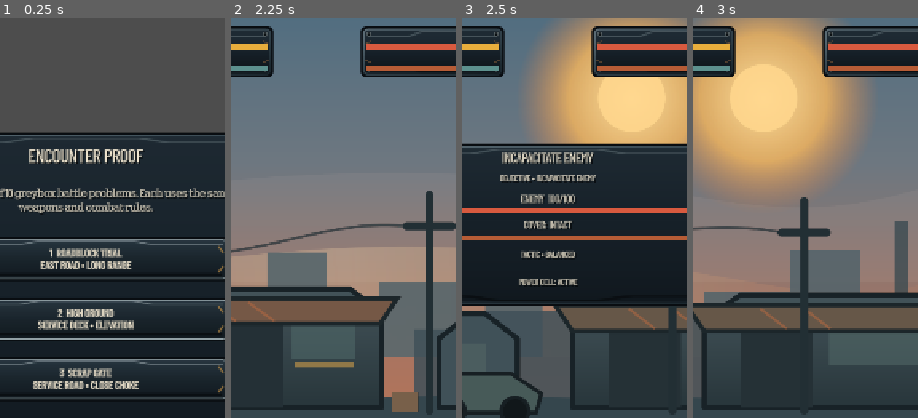
Above: before the commit, frames 1-4 (left to right).
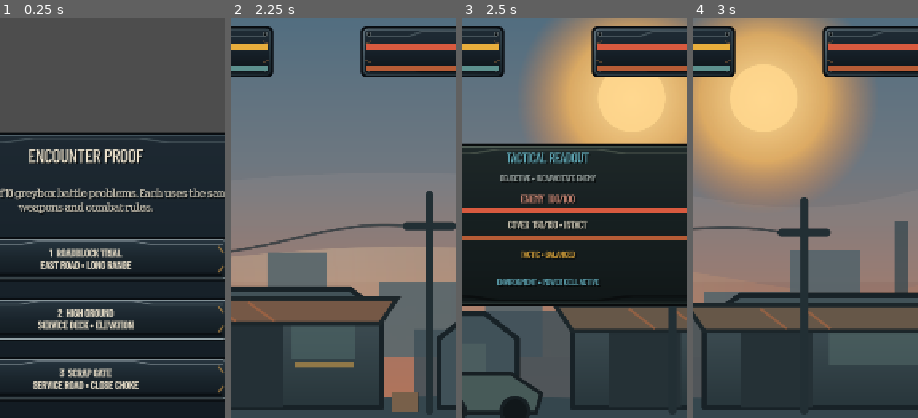
Above: after the commit, the same moments.

Repository: phantompixel-developer/FortKnocks
Game: Godot game, scene res://game/battle/battle.tscn
The game is run twice, just before and just after one commit, with the same random seed, the same clock (stepped at 60 frames per second) and the same inputs. This scene is started directly instead of the project's main scene.
Inputs (mouse positions are % of the whole screen's width and height, from its top left):
- Up to frame 1 (0.25 s): no input
- Up to frame 2 (2.25 s): click "1 ROADBLOCK TRIAL EAST ROAD •…" at 0.5 s; tap Enter at 1.25 s; move the mouse to (72, 45) at 1.27 s; click (72, 45) at 1.42 s; drag from (30, 55) to (45, 70) at 2.02 s
- Up to frame 3 (2.5 s): no input
- Up to frame 4 (3 s): move the mouse to (60, 28) at 2.77 s; click (60, 28) at 2.92 s
The pictures show only the part of the screen within x 31-81%, y 6-56%; the shares and areas given below are measured in that part.

Frames 1-2 are identical in both runs. In frame 3, 3.3% of the frame differs, in the area x 15-61%, y 33-67%; in frame 4, nothing differs.

Commit message:
feat: complete enemy inspect tactical mode

Diff:
--- a/game/battle/battle_controller.gd
+++ b/game/battle/battle_controller.gd
@@ -74,10 +74,19 @@
 @onready var weapon_tray: ColorRect = $HUD/Root/WeaponTray
 @onready var weapon_info_card: ColorRect = $HUD/Root/WeaponInfoCard
 @onready var control_deck: ColorRect = $HUD/Root/ControlDeck
+@onready var inspect_banner: ColorRect = $HUD/Root/InspectBanner
+@onready var inspect_banner_title: Label = $HUD/Root/InspectBanner/Title
+@onready var inspect_banner_subtitle: Label = $HUD/Root/InspectBanner/Subtitle
 @onready var target_card: ColorRect = $HUD/Root/TargetCard
 @onready var target_title_label: Label = $HUD/Root/TargetCard/Title
+@onready var target_objective_label: Label = $HUD/Root/TargetCard/ObjectiveLabel
 @onready var target_enemy_label: Label = $HUD/Root/TargetCard/EnemyInfoLabel
+@onready var target_enemy_bar_back: ColorRect = $HUD/Root/TargetCard/EnemyHealthBarBack
+@onready var target_enemy_bar_fill: ColorRect = $HUD/Root/TargetCard/EnemyHealthBarFill
 @onready var target_cover_label: Label = $HUD/Root/TargetCard/CoverInfoLabel
+@onready var target_cover_bar_back: ColorRect = $HUD/Root/TargetCard/CoverHealthBarBack
+@onready var target_cover_bar_fill: ColorRect = $HUD/Root/TargetCard/CoverHealthBarFill
+@onready var target_tactic_label: Label = $HUD/Root/TargetCard/TacticLabel
 @onready var target_hazard_label: Label = $HUD/Root/TargetCard/HazardInfoLabel
 @onready var weapon_name_label: Label = $HUD/Root/WeaponInfoCard/WeaponNameLabel
 @onready var weapon_role_label: Label = $HUD/Root/WeaponInfoCard/WeaponRoleLabel
@@ -174,6 +183,16 @@
 	angle_label.add_theme_color_override("font_color", ThemeScript.HAZARD)
 	last_shot_label.add_theme_color_override("font_color", ThemeScript.MUTED)
 	hint_label.add_theme_color_override("font_color", ThemeScript.BONE)
+	inspect_banner_title.add_theme_color_override("font_color", ThemeScript.COLD)
+	inspect_banner_subtitle.add_theme_color_override("font_color", ThemeScript.MUTED)
+	target_title_label.add_theme_color_override("font_color", ThemeScript.COLD)
+	target_objective_label.add_theme_color_override("font_color", ThemeScript.MUTED)
+	target_enemy_label.add_theme_color_override("font_color", Color("ef9b84"))
+	target_cover_label.add_theme_color_override("font_color", ThemeScript.BONE)
+	target_tactic_label.add_theme_color_override("font_color", ThemeScript.HAZARD)
+	target_hazard_label.add_theme_color_override("font_color", ThemeScript.COLD)
+	target_enemy_bar_fill.color = ThemeScript.SIGNAL
+	target_cover_bar_fill.color = ThemeScript.RUST
 	inspect_button.add_theme_font_size_override("font_size", 16)
 
 func _capture_hud_layout() -> void:
@@ -186,6 +205,7 @@
 		enemy_locator_label,
 		weapon_tray,
 		weapon_info_card,
+		inspect_banner,
 		feedback_plate,
 		feedback_label,
 		control_deck,
@@ -223,12 +243,13 @@
 
 	_set_hud_control_shift(turn_label, Vector2(center_shift_x, top_shift))
 	_set_hud_control_shift(weapon_info_card, Vector2(center_shift_x, top_shift))
+	_set_hud_control_shift(inspect_banner, Vector2(center_shift_x, top_shift))
 	_set_hud_control_shift(enemy_locator_label, Vector2(center_shift_x, top_shift))
+	_set_hud_control_shift(target_card, Vector2(center_shift_x, top_shift))
 	_set_hud_control_shift(feedback_plate, Vector2(center_shift_x, size_delta.y * 0.35))
 	_set_hud_control_shift(feedback_label, Vector2(center_shift_x, size_delta.y * 0.35))
 
 	_set_hud_control_shift(control_deck, Vector2(center_shift_x, bottom_shift))
-	_set_hud_control_shift(target_card, Vector2(center_shift_x, bottom_shift))
 	_set_hud_control_shift(hint_label, Vector2(center_shift_x, bottom_shift))
 
 func _set_hud_control_shift(control: Control, shift: Vector2) -> void:
@@ -291,6 +312,7 @@
 		enemy_status_card,
 		weapon_tray,
 		weapon_info_card,
+		inspect_banner,
 		control_deck,
 		target_card,
 		feedback_plate,
@@ -300,6 +322,7 @@
 	]:
 		ThemeScript.style_card(card)
 	ThemeScript.style_card(control_deck, 1)
+	ThemeScript.style_card(target_card, 1)
 	ThemeScript.style_card(mission_brief_card, 1)
 	ThemeScript.style_card(result_card, 1)
 	_style_live_hud()
@@ -329,6 +352,7 @@
 	_set_weapon_choice_ui_visible(false)
 	weapon_info_card.visible = false
 	control_deck.visible = false
+	inspect_banner.visible = false
 	target_card.visible = false
 	mission_brief_card.visible = false
 	encounter_picker.visible = true
@@ -679,6 +703,9 @@
 	_is_inspecting = false
 	inspect_button.visible = false
 	inspect_button.disabled = false
+	inspect_button.text = "INSPECT ENEMY"
+	ThemeScript.mark_active(inspect_button, false)
+	inspect_banner.visible = false
 	enemy_locator_label.visible = false
 	_set_weapon_choice_ui_visible(false)
 	control_deck.visible = false
@@ -752,34 +779,56 @@
 		return
 
 	_is_inspecting = true
-	inspect_button.text = "RETURN TO SHOOTER"
+	inspect_button.text = "VIEWING TARGET"
+	inspect_button.disabled = true
+	ThemeScript.mark_active(inspect_button, true)
 	enemy_locator_label.visible = false
 	_set_weapon_choice_ui_visible(false)
 	control_deck.visible = false
+	target_card.visible = false
+	inspect_banner_title.text = "TACTICAL INSPECTION"
+	inspect_banner_subtitle.text = "ACQUIRING TARGET POSITION"
+	inspect_banner.visible = true
+	_set_weapon_buttons_enabled(false)
+
+	hint_label.text = "Moving to enemy position"
+	camera_director.focus_x(enemy.global_position.x, 0.36)
+	await get_tree().create_timer(0.38).timeout
+	if phase != Phase.PLAYER_AIM or not _is_inspecting:
+		return
+
+	_update_target_card()
 	target_card.visible = true
-	_update_target_card()
-	_set_weapon_buttons_enabled(false)
-
-	hint_label.text = "Inspect enemy position • return when ready"
-	camera_director.focus_x(enemy.global_position.x, 0.36)
+	inspect_banner_subtitle.text = "READ POSITION • COVER • HAZARDS"
+	inspect_button.text = "RETURN TO SHOOTER"
+	inspect_button.disabled = false
+	hint_label.text = "Review target • return when ready"
 
 func _return_from_enemy_inspection() -> void:
 	if not _is_inspecting or phase != Phase.PLAYER_AIM:
 		return
 
 	inspect_button.disabled = true
+	inspect_button.text = "RETURNING..."
+	target_card.visible = false
+	inspect_banner_title.text = "RETURNING TO SHOOTER"
+	inspect_banner_subtitle.text = "AIM STATE PRESERVED"
 	hint_label.text = "Returning to your shooter"
 	camera_director.focus_x(player.global_position.x, 0.38)
 	await get_tree().create_timer(0.42).timeout
 	if phase != Phase.PLAYER_AIM:
 		_is_inspecting = false
+		inspect_banner.visible = false
 		inspect_button.disabled = false
 		inspect_button.text = "INSPECT ENEMY"
+		ThemeScript.mark_active(inspect_button, false)
 		return
 
 	_is_inspecting = false
+	inspect_banner.visible = false
 	inspect_button.disabled = false
 	inspect_button.text = "INSPECT ENEMY"
+	ThemeScript.mark_active(inspect_button, false)
 	enemy_locator_label.visible = enemy.is_alive()
 	_set_weapon_choice_ui_visible(true)
 	control_deck.visible = true
@@ -805,6 +854,9 @@
 	phase = Phase.ENEMY_THINKING
 	_is_inspecting = false
 	inspect_button.visible = false
+	inspect_button.text = "INSPECT ENEMY"
+	ThemeScript.mark_active(inspect_button, false)
+	inspect_banner.visible = false
 	enemy_locator_label.visible = false
 	_set_weapon_choice_ui_visible(false)
 	control_deck.visible = false
@@ -913,6 +965,9 @@
 	phase = Phase.PROJECTILE_FLIGHT
 	_is_inspecting = false
 	inspect_button.visible = false
+	inspect_button.text = "INSPECT ENEMY"
+	ThemeScript.mark_active(inspect_button, false)
+	inspect_banner.visible = false
 	enemy_locator_label.visible = false
 	_set_weapon_choice_ui_visible(false)
 	control_deck.visible = false
@@ -1321,6 +1376,9 @@
 	phase = Phase.GAME_OVER
 	_is_inspecting = false
 	inspect_button.visible = false
+	inspect_button.text = "INSPECT ENEMY"
+	ThemeScript.mark_active(inspect_button, false)
+	inspect_banner.visible = false
 	enemy_locator_label.visible = false
 	_set_weapon_choice_ui_visible(false)
 	control_deck.visible = false
@@ -1497,38 +1555,64 @@
 	fill.color = ThemeScript.SIGNAL if ratio <= 0.30 else normal_color
 
 func _update_target_card() -> void:
-	target_title_label.text = _current_mission.objective_text if _current_mission != null else "TARGET STATUS"
+	target_title_label.text = "TACTICAL READOUT"
+	target_objective_label.text = "OBJECTIVE • %s" % (
+		_current_mission.objective_text if _current_mission != null else "INCAPACITATE ENEMY"
+	)
 	target_enemy_label.text = "ENEMY  %d/%d" % [enemy.health, enemy.max_health]
+	_update_status_bar(
+		target_enemy_bar_back,
+		target_enemy_bar_fill,
+		enemy.health,
+		enemy.max_health,
+		ThemeScript.SIGNAL
+	)
 
 	var stage := enemy_cover.get_damage_stage()
+	var cover_state := "INTACT"
 	match stage:
-		0:
-			target_cover_label.text = "COVER: INTACT"
 		1:
-			target_cover_label.text = "COVER: DAMAGED"
+			cover_state = "DAMAGED"
 		2:
-			target_cover_label.text = "COVER: CRITICAL"
-		_:
-			target_cover_label.text = "COVER: RUBBLE"
+			cover_state = "CRITICAL"
+		3:
+			cover_state = "RUBBLE"
+	target_cover_label.text = "COVER  %d/%d • %s" % [
+		enemy_cover.health,
+		enemy_cover.max_health,
+		cover_state,
+	]
+	_update_status_bar(
+		target_cover_bar_back,
+		target_cover_bar_fill,
+		enemy_cover.health,
+		enemy_cover.max_health,
+		ThemeScript.RUST
+	)
+	target_tactic_label.text = "TACTIC • %s" % _enemy_tactic_brief()
 
 	if _salvage_load != null and is_instance_valid(_salvage_load):
 		if _current_mission != null and _current_mission.power_cell_enabled:
 			var cell_state: String = "SPENT" if power_cell.is_discharged else "ACTIVE"
-			target_hazard_label.text = "SALVAGE %d/%d • CELL %s" % [
+			target_hazard_label.text = "ENVIRONMENT • SALVAGE %d/%d • CELL %s" % [
 				_salvage_load.health,
 				_salvage_load.max_health,
 				cell_state,
 			]
 		else:
-			target_hazard_label.text = _salvage_load.status_text()
+			target_hazard_label.text = "ENVIRONMENT • %s" % _salvage_load.status_text()
 	elif _signal_relay != null and is_instance_valid(_signal_relay):
-		target_hazard_label.text = _signal_relay.status_text()
+		target_hazard_label.text = "ENVIRONMENT • %s" % _signal_relay.status_text()
 	elif _current_mission != null and _current_mission.power_cell_enabled:
-		target_hazard_label.text = "POWER CELL: SPENT" if power_cell.is_discharged else "POWER CELL: ACTIVE"
+		target_hazard_label.text = (
+			"ENVIRONMENT • POWER CELL SPENT"
+			if power_cell.is_discharged
+			else "ENVIRONMENT • POWER CELL ACTIVE"
+		)
 	elif _collapsible_barrier != null and is_instance_valid(_collapsible_barrier):
-		target_hazard_label.text = _collapsible_barrier.status_text()
+		target_hazard_label.text = "ENVIRONMENT • %s" % _collapsible_barrier.status_text()
 	else:
-		target_hazard_label.text = "ENVIRONMENT: NO ACTIVE HAZARD"
+		target_hazard_label.text = "ENVIRONMENT • NO ACTIVE HAZARD"
 
 func _update_enemy_locator() -> void:
 	if not enemy.is_alive():
